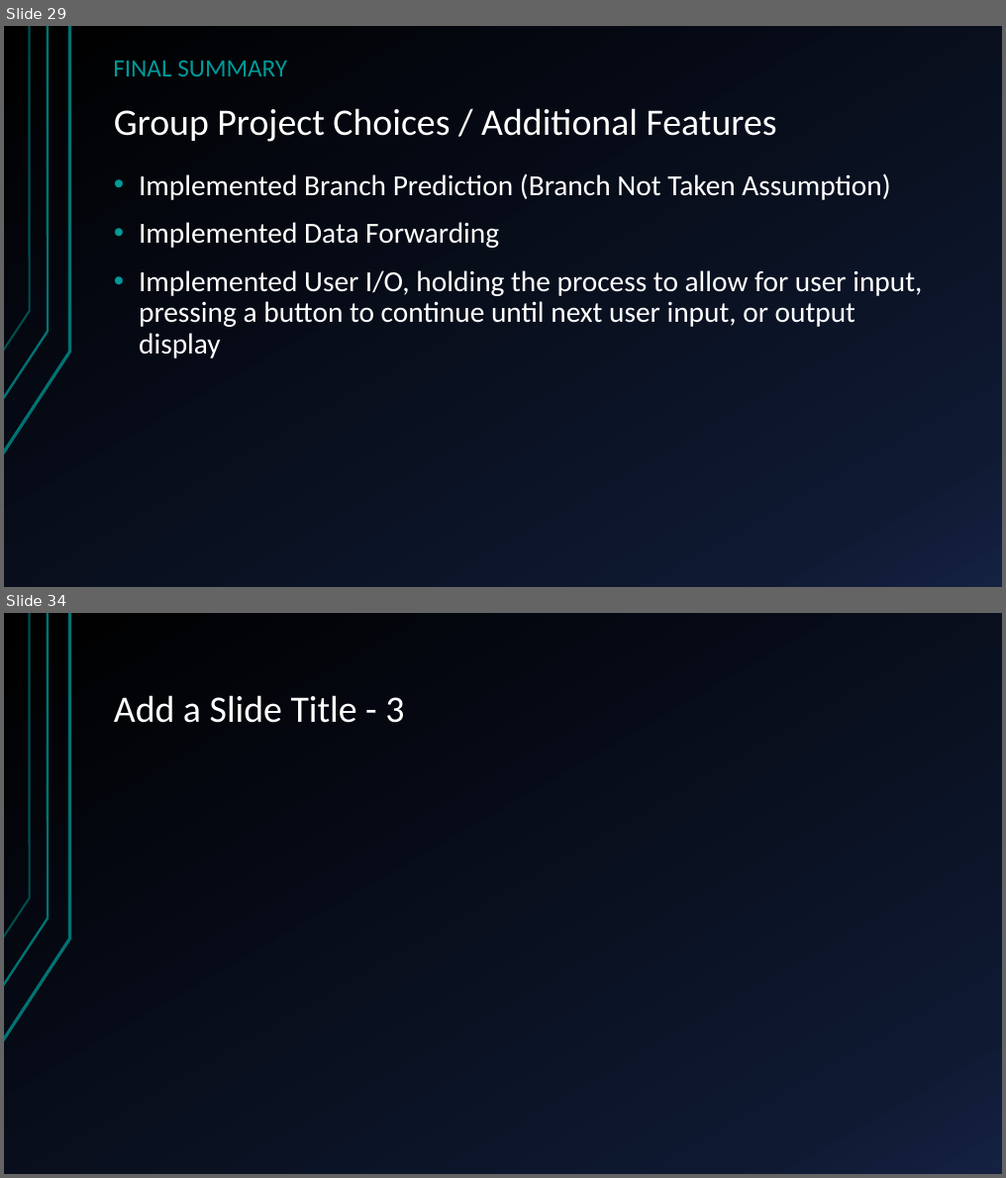
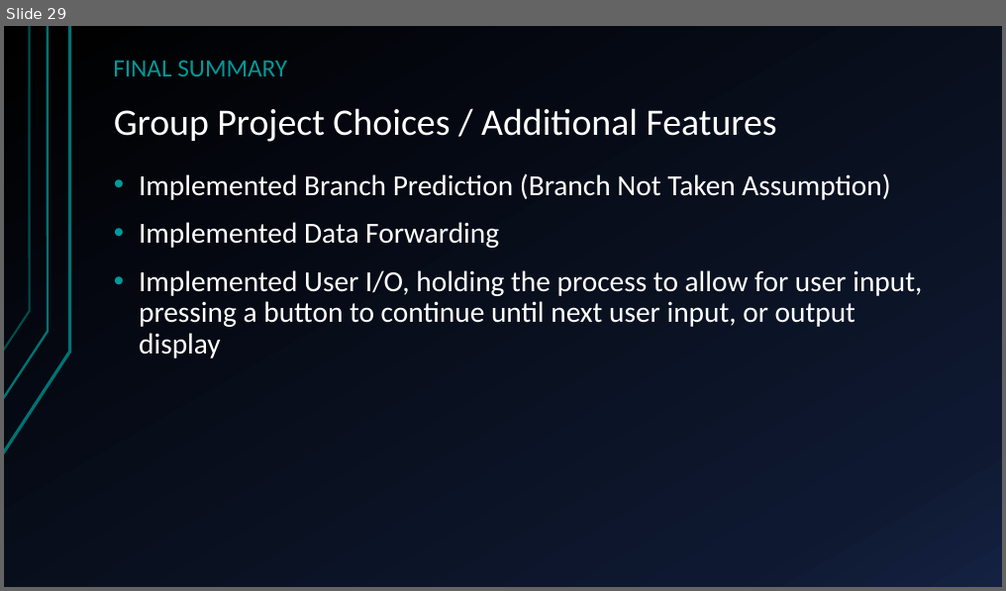
Before and after one commit to HansSanitizer/CENG-450-Project, a slide deck: Documentation/Long-Mann 16-Bit RISC Processor.pptx. Shown one above the other, each under a label of ours: slides 29 and 34 before the commit, slide 29 after it; the slides between them are not shown. The pictures are 1006x1178 and 1006x591 pixels, drawn with LibreOffice and Linux fonts; fonts in the diff are those of the drawing. Boxes give left, top, right and bottom in pixels: in the first picture for what was removed or moved away, otherwise in the second. Text is boxed around its words. In the diff, an @@ line names an element or a change of style, - is before the commit and + after.

```diff
--- a/Documentation/Long-Mann 16-Bit RISC Processor.pptx
+++ b/Documentation/Long-Mann 16-Bit RISC Processor.pptx
@@ slide 34 removed at [4, 613, 1002, 1174], background gradient #000000 to #0F1931 to #142242; not listed: 3 template elements that a slide beside it also shows @@
@@ title removed at [114, 695, 404, 723] @@
-Add a Slide Title - 3
```
Also in this commit, not shown: 3 slides changed, 4 other slides removed.
